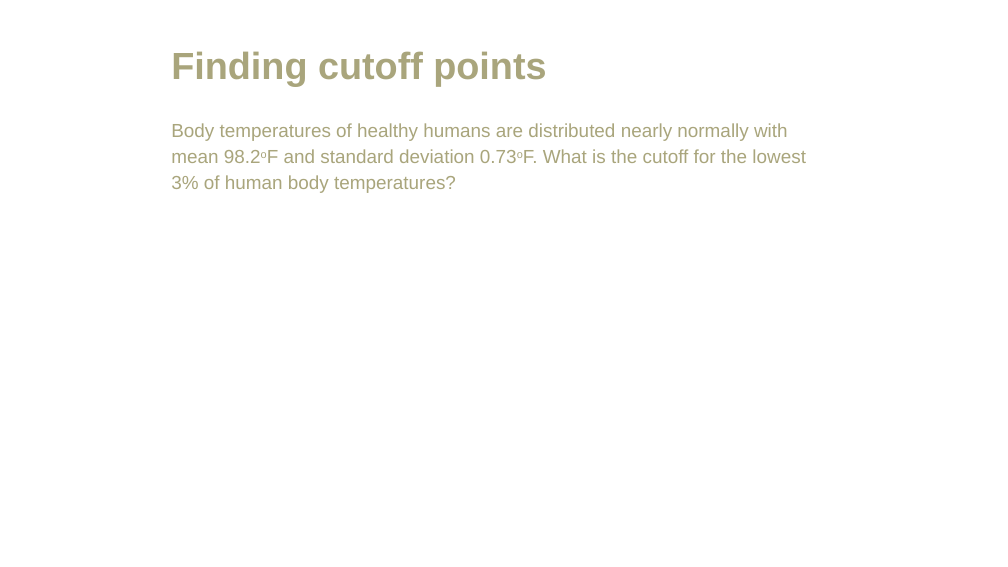
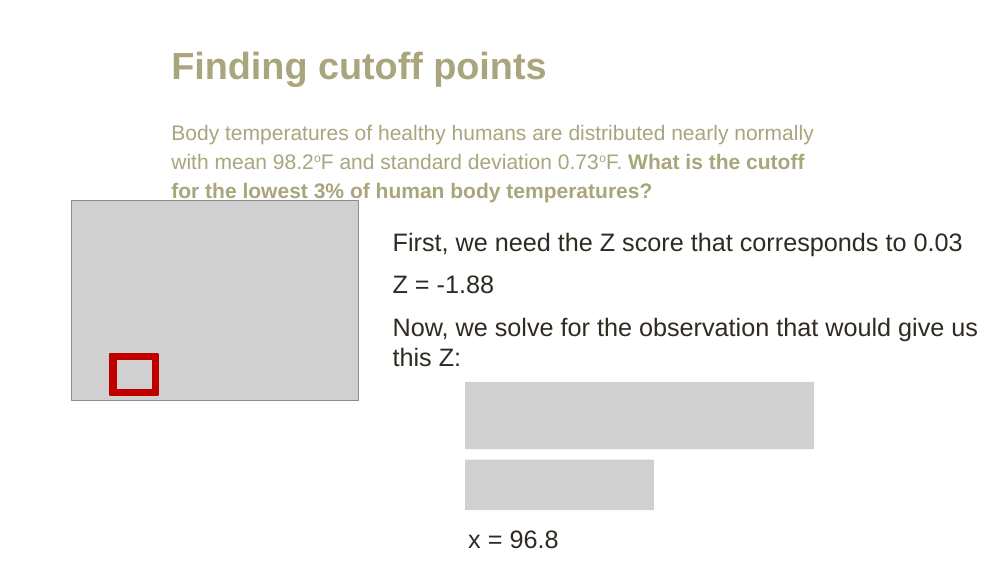
Before and after one commit to amosca01/MATH108-F23, a slide deck: slide 44 of slides/05-normal-distribution.pptx (slide 58 before the commit). Drawn at 1008x567 pixels with LibreOffice and Linux fonts; fonts in the diff are those of the drawing; grey boxes stand for pictures. Boxes give left, top, right and bottom in pixels: in the first picture for what was removed or moved away, otherwise in the second. Text is boxed around its words. In the diff, an @@ line names an element or a change of style, - is before the commit and + after.

```diff
--- a/slides/05-normal-distribution.pptx
+++ b/slides/05-normal-distribution.pptx
@@ text "Body temperatures of healthy humans ..." at (x1=171, y1=125, x2=813, y2=202): size 18 to 20 pt; bold on in "What is the cutoff for the lowest ..." @@
@@ picture added at (x1=71, y1=200, x2=359, y2=401) @@
@@ text added at (x1=393, y1=232, x2=963, y2=257), 24 pt, text #2F2B20 @@
+First, we need the Z score that corresponds to 0.03
@@ text added at (x1=393, y1=275, x2=494, y2=294), 24 pt, text #2F2B20 @@
+Z = -1.88
@@ text added at (x1=393, y1=317, x2=978, y2=549), 24 pt, text #2F2B20 @@
+Now, we solve for the observation that would give us
+this Z:
+x = 96.8
@@ frame added at (x1=110, y1=354, x2=158, y2=395), fill #C00000, outline #C00000 2 pt @@
@@ picture added at (x1=465, y1=382, x2=814, y2=449) @@
@@ picture added at (x1=465, y1=460, x2=653, y2=510) @@
```
Also in this commit, not shown: 10 other slides changed, 18 slides added, 31 slides removed, 6 other files.
